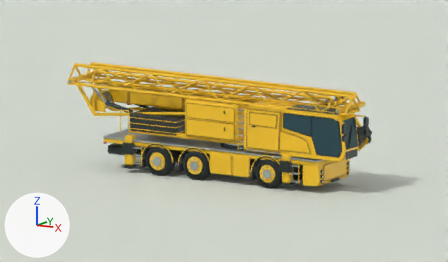
Two versions of the Blender file models/cityboy.blend, one commit apart.
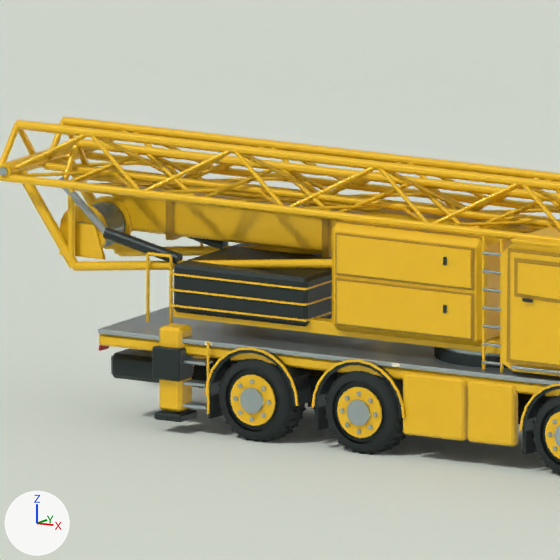
Old and new are each drawn from the file's camera 'Studio_camera' and again close up on the part from 15% to 59% of the width and 8% to 83% of the height. The axes (+X, +Y, +Z) are drawn at lower left. The lights are the same throughout. The older version's two pictures come first.

In view in the first close-up: 'CityBoy_Transport/dark', 'CityBoy_Transport/edge', 'CityBoy_Transport/paint', 'CityBoy_Transport/rubber', 'CityBoy_Transport/steel', 'Studio_floor' and 2 more.
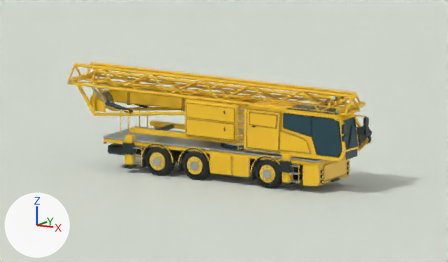
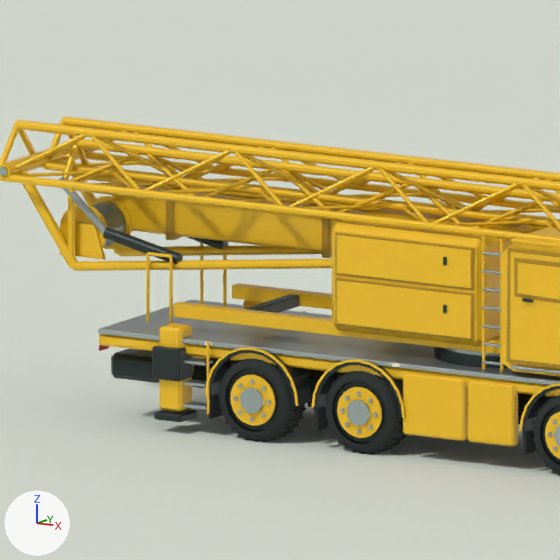
Commit message: Remove the loose plate stack from the City-boy rear deck

Changed parts and their boxes [x1, y1, x2, y2] in the close-ups (560 x 560 px):
```json
{"part": 1, "of": "me_cityboy_transport_dark", "change": "deleted", "before": [174, 243, 332, 327]}
{"part": 2, "of": "me_cityboy_transport_paint", "change": "deleted", "before": [170, 288, 332, 306]}
{"part": 3, "of": "me_cityboy_transport_paint", "change": "deleted", "before": [170, 303, 332, 322]}
{"part": 4, "of": "me_cityboy_transport_paint", "change": "deleted", "before": [170, 272, 332, 290]}
```

The change, as JSON lines over the scene's bpy script:
```json
{"block": "me_cityboy_transport_dark", "where": "# used by ob_cityboy_transport_dark; parent = ob_cityboy_transport; location = (0.0, 0.0, 0.0)"}
{"op": "remove", "block": "me_cityboy_transport_dark", "code": "me_cityboy_transport_dark.from_pydata(...)  # 2926 vertices, 1394 faces; spans x -5.79..6.46, y -1.61..1.39, z 0.34..3.74"}
{"op": "add", "block": "me_cityboy_transport_dark", "code": "me_cityboy_transport_dark.from_pydata(...)  # 2902 vertices, 1368 faces; spans x -5.79..6.46, y -1.61..1.39, z 0.34..3.74"}
{"block": "me_cityboy_transport_dark", "change": "me_cityboy_transport_dark part 1: the loose piece of 24 vertices spanning x -3.78..-1.62, y -0.95..0.95, z 1.8..2.48 is deleted"}
{"block": "me_cityboy_transport_paint", "where": "# used by ob_cityboy_transport_paint; parent = ob_cityboy_transport; location = (0.0, 0.0, 0.0)"}
{"op": "remove", "block": "me_cityboy_transport_paint", "code": "me_cityboy_transport_paint.from_pydata(...)  # 9268 vertices, 3420 faces; spans x -6.64..6.41, y -1.5..1.31, z 0.41..4.12"}
{"op": "add", "block": "me_cityboy_transport_paint", "code": "me_cityboy_transport_paint.from_pydata(...)  # 9244 vertices, 3402 faces; spans x -6.64..6.41, y -1.5..1.31, z 0.41..4.12"}
{"block": "me_cityboy_transport_paint", "change": "me_cityboy_transport_paint part 2: the loose piece of 8 vertices spanning x -3.79..-1.62, y -0.98..0.98, z 2.11..2.13 is deleted"}
{"block": "me_cityboy_transport_paint", "change": "me_cityboy_transport_paint part 3: the loose piece of 8 vertices spanning x -3.79..-1.62, y -0.98..0.98, z 1.89..1.91 is deleted"}
{"block": "me_cityboy_transport_paint", "change": "me_cityboy_transport_paint part 4: the loose piece of 8 vertices spanning x -3.79..-1.62, y -0.98..0.98, z 2.33..2.35 is deleted"}
```
